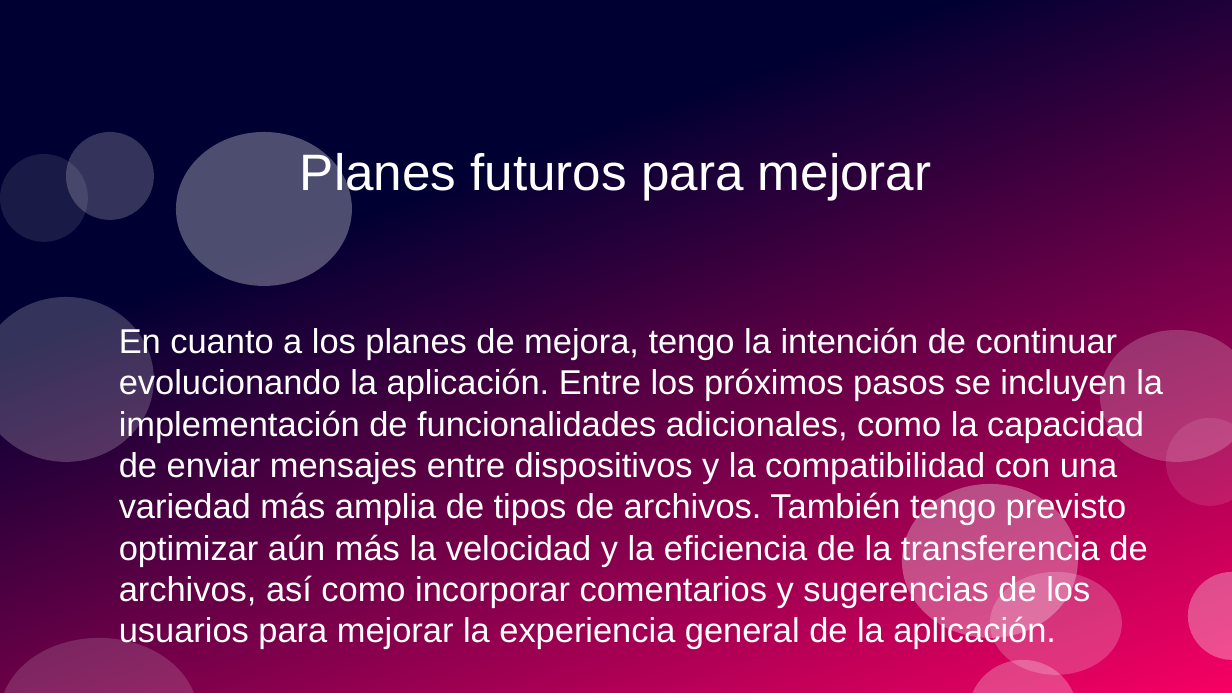
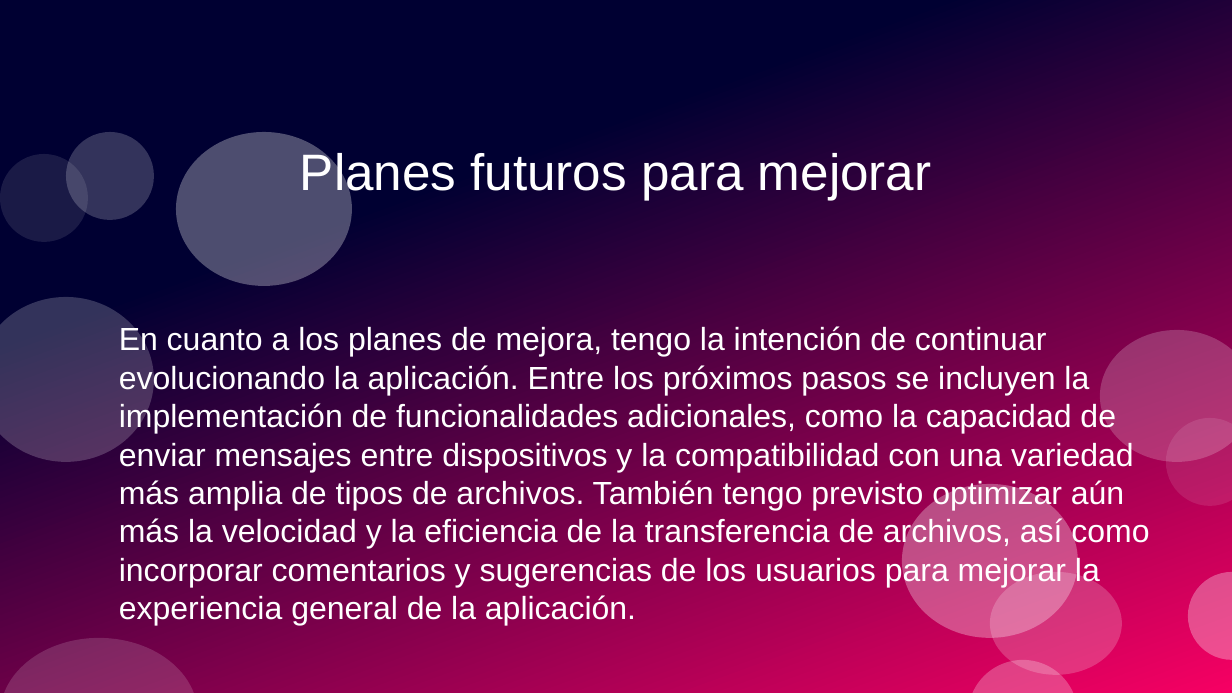
Before and after one commit to Guillermo750/integracion-dam, a slide deck: slide 8 of Defensa/Presentación/ReactNativeApp.odp. Drawn at 1232x693 pixels with LibreOffice and Linux fonts; fonts in the diff are those of the drawing. Boxes give left, top, right and bottom in pixels: in the first picture for what was removed or moved away, otherwise in the second. Text is boxed around its words. In the diff, an @@ line names an element or a change of style, - is before the commit and + after.

```diff
--- a/Defensa/Presentación/ReactNativeApp.odp
+++ b/Defensa/Presentación/ReactNativeApp.odp
@@ text "En cuanto a los planes ..." at box(119, 325, 1149, 587): size 22.2 to 20.6 pt; more space between paragraphs @@
```
Also in this commit, not shown: 6 other slides changed, 1 other file.
